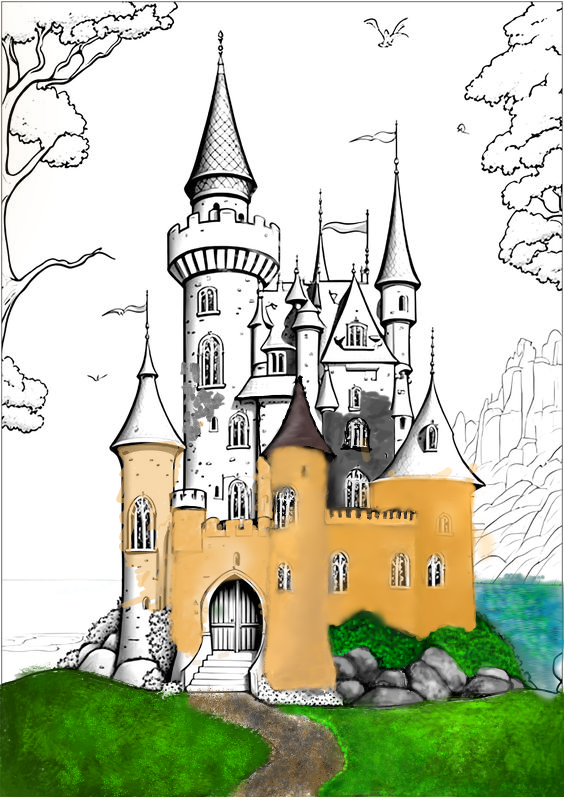
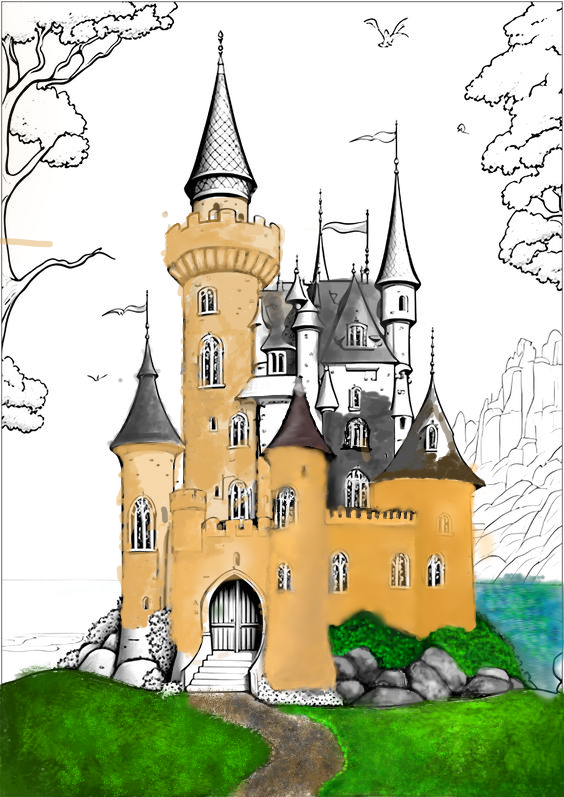
Layer changes from the first 564x797 image to the second:
pixels changed over (0, 197, 485, 630) (layer not identified)
